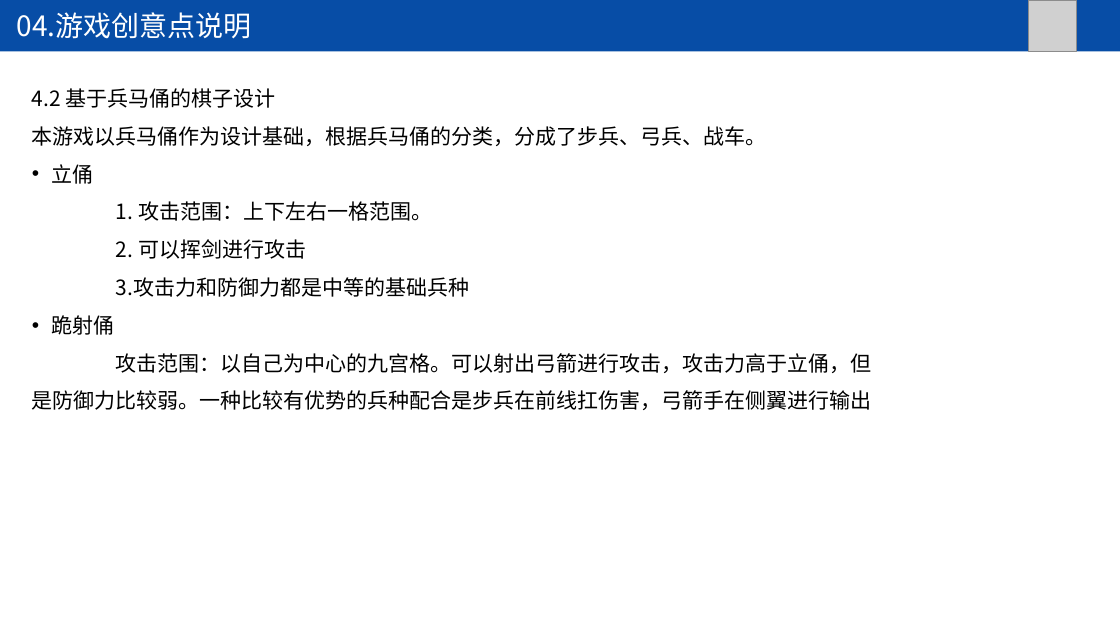
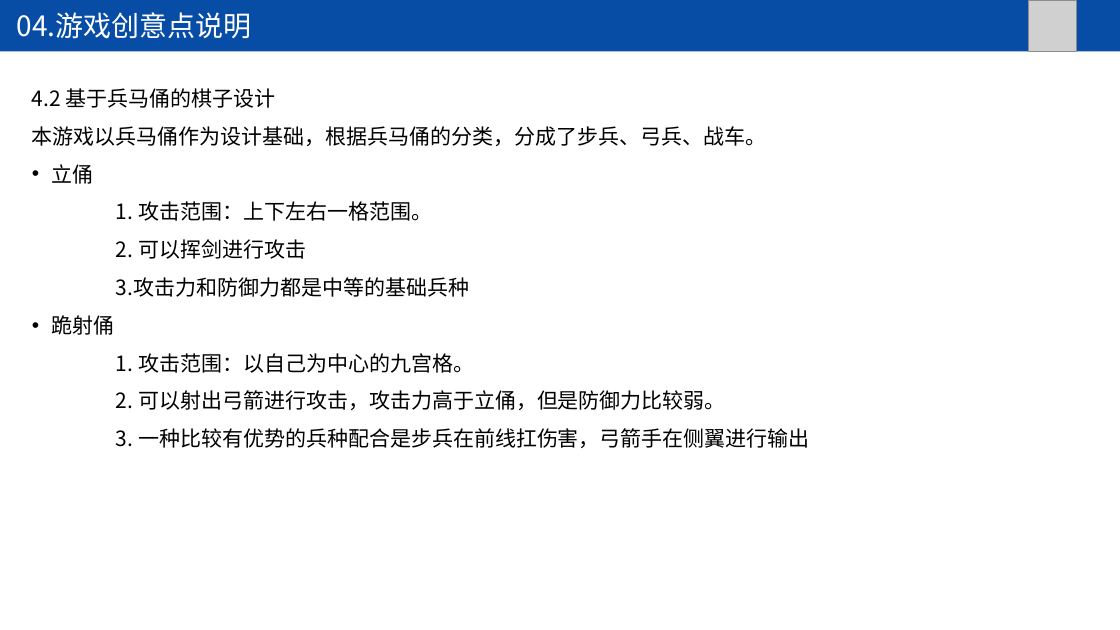
Before and after one commit to kotomineshiki/BMY, a slide deck: slide 6 of 文档ppt.ppt. Drawn at 1120x630 pixels with LibreOffice and Linux fonts; fonts in the diff are those of the drawing; grey boxes stand for pictures. Boxes give left, top, right and bottom in pixels: in the first picture for what was removed or moved away, otherwise in the second. Text is boxed around its words. In the diff, an @@ line names an element or a change of style, - is before the commit and + after.

Commit message:
ppt

```diff
--- a/文档ppt.ppt
+++ b/文档ppt.ppt
@@ text at bbox=[116, 353, 810, 448]: text changed @@
-攻击范围：以自己为中心的九宫格。可以射出弓箭进行攻击，攻击力高于立俑，但是防御力比较弱。一种比较有优势的兵种配合是步兵在前线扛伤害，弓箭手在侧翼进行输出
+1. 攻击范围：以自己为中心的九宫格。
+2. 可以射出弓箭进行攻击，攻击力高于立俑，但是防御力比较弱。
+3. 一种比较有优势的兵种配合是步兵在前线扛伤害，弓箭手在侧翼进行输出
```
Also in this commit, not shown: 1 other slide changed, 1 other file.
